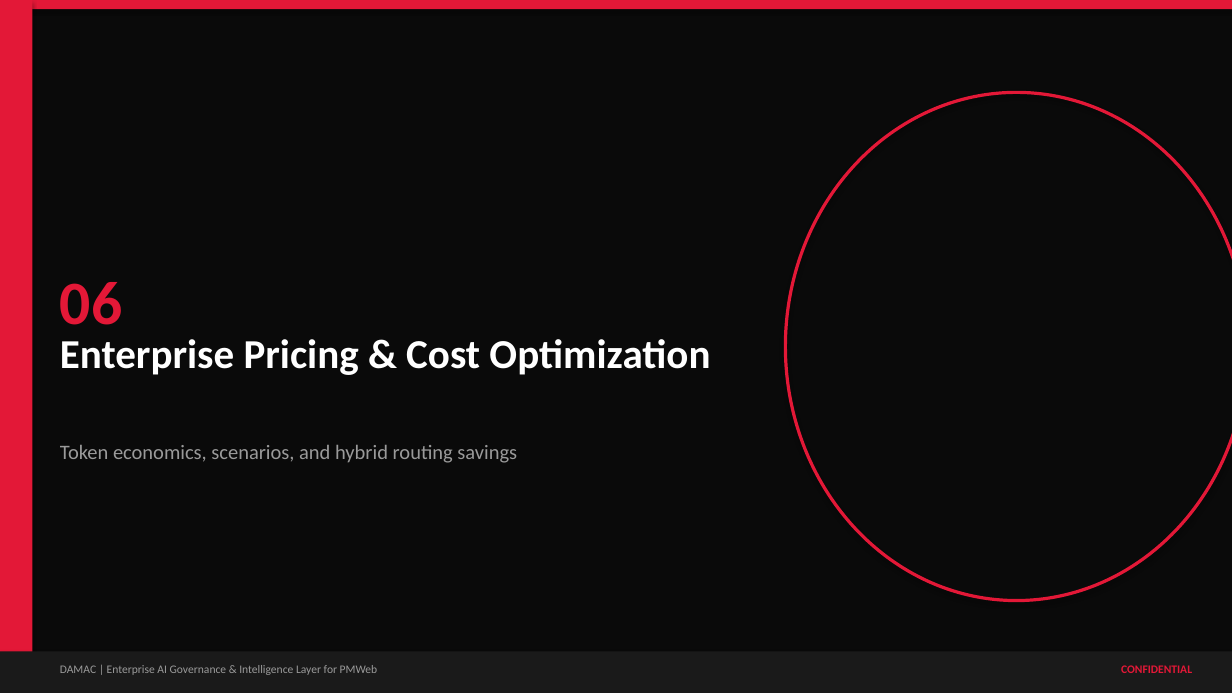
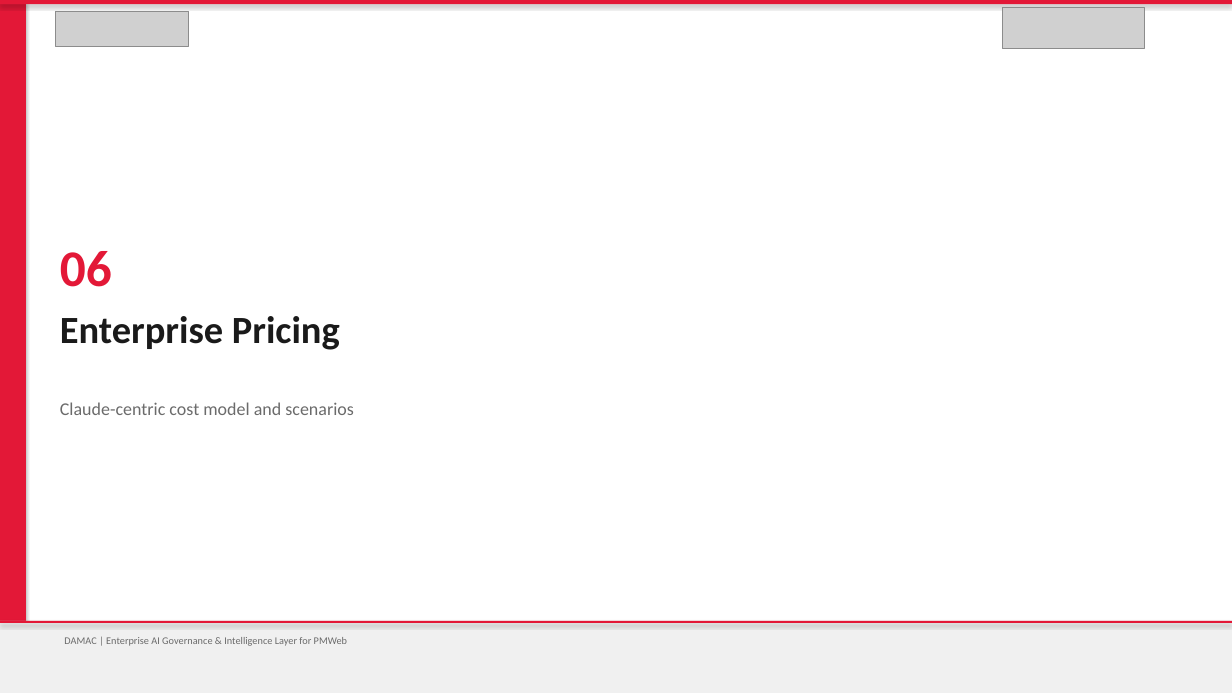
Before and after one commit to vishnushankar9024/procurehubibi, a slide deck: slide 21 of output/DAMAC_PMWeb_AI_Governance_Intelligence_Layer.pptx. Drawn at 1232x693 pixels with LibreOffice and Linux fonts; fonts in the diff are those of the drawing; grey boxes stand for pictures. Boxes give left, top, right and bottom in pixels: in the first picture for what was removed or moved away, otherwise in the second. Text is boxed around its words. In the diff, an @@ line names an element or a change of style, - is before the commit and + after.

```diff
--- a/output/DAMAC_PMWeb_AI_Governance_Intelligence_Layer.pptx
+++ b/output/DAMAC_PMWeb_AI_Governance_Intelligence_Layer.pptx
@@ background #0A0A0A to #FFFFFF @@
@@ rectangle: place and size @@
-rectangle at bbox=[0, 0, 32, 693]
+rectangle at bbox=[0, 0, 26, 693]
@@ rectangle: place and size @@
-rectangle at bbox=[0, 0, 1232, 9]
+rectangle at bbox=[0, 0, 1232, 4]
@@ picture added at bbox=[55, 11, 189, 46] @@
@@ picture added at bbox=[1003, 7, 1145, 48] @@
@@ ellipse removed at bbox=[786, 92, 1232, 601] @@
@@ text "06": place and size @@
-text "06" at bbox=[60, 282, 122, 325]
+text "06" at bbox=[60, 251, 112, 287]
@@ text "06" at bbox=[60, 251, 112, 287]: size 48 to 40 pt @@
@@ text at bbox=[60, 316, 340, 350]: text changed; size 32 to 30 pt; text colour #FFFFFF to #1A1A1A @@
-Enterprise Pricing & Cost Optimization
+Enterprise Pricing
@@ text added at bbox=[60, 402, 354, 415], 14 pt, text #6B6B6B @@
+Claude-centric cost model and scenarios
@@ text removed at bbox=[60, 445, 517, 463] @@
-Token economics, scenarios, and hybrid routing savings
@@ rectangle: place and size @@
-rectangle at bbox=[0, 652, 1232, 693]
+rectangle at bbox=[0, 621, 1232, 693]
@@ rectangle at bbox=[0, 621, 1232, 693]: fill #1A1A1A to #F0F0F0 @@
@@ rectangle added at bbox=[0, 621, 1232, 623], fill #E31837 @@
@@ text "DAMAC | Enterprise AI Governance ...": place and size @@
-text "DAMAC | Enterprise AI Governance ..." at bbox=[60, 665, 378, 675]
+text "DAMAC | Enterprise AI Governance ..." at bbox=[64, 637, 347, 646]
@@ text "DAMAC | Enterprise AI Governance ..." at bbox=[64, 637, 347, 646]: size 9 to 8 pt, text colour #9A9A9A to #6B6B6B @@
@@ text removed at bbox=[1121, 665, 1192, 673] @@
-CONFIDENTIAL
```
Also in this commit, not shown: 33 other slides changed, 1 slide added, 1 slide removed, 5 other files.
